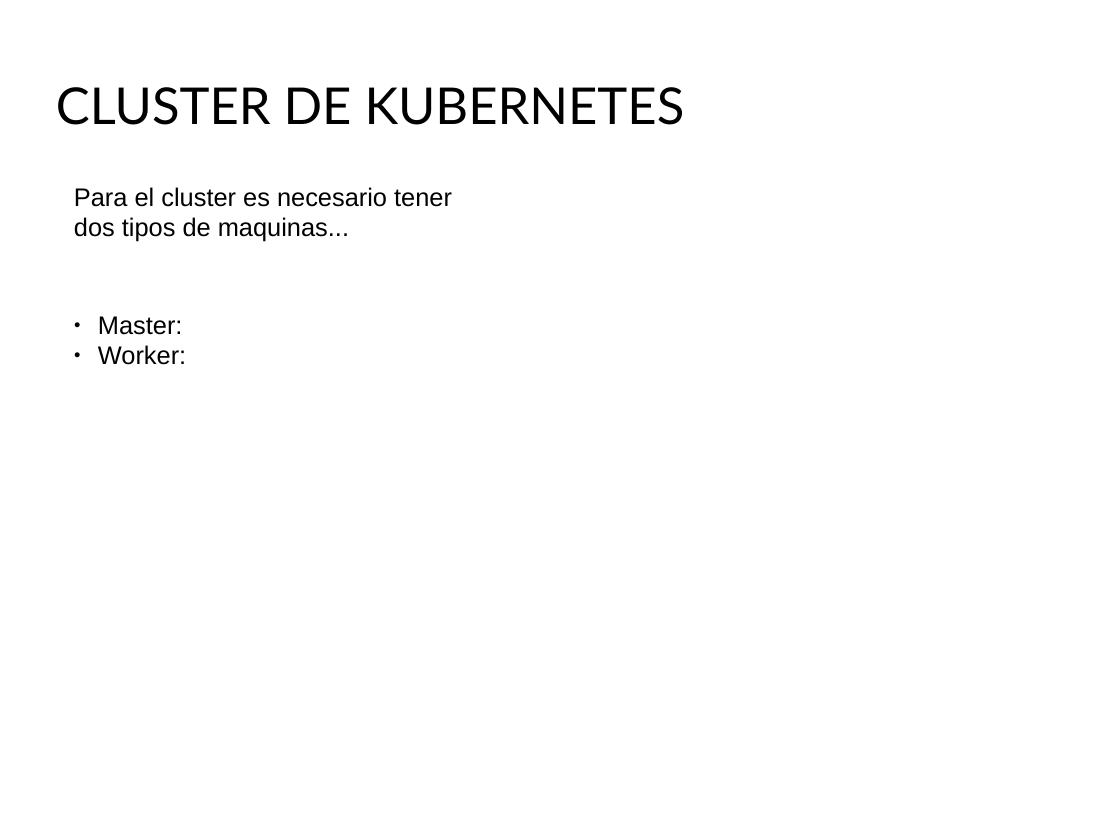
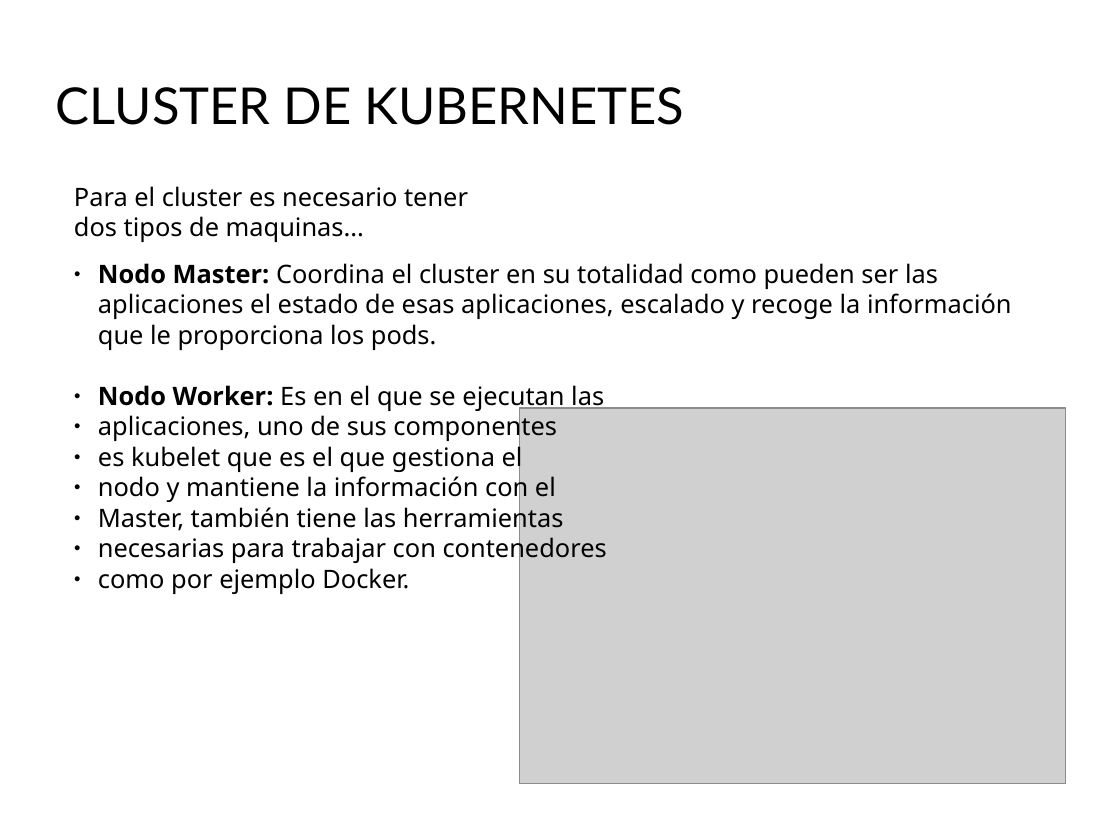
Before and after one commit to Juanjosegongora/kubernetes, a slide deck: slide 4 of proyecto_kubernetes.odp. Drawn at 1120x840 pixels with LibreOffice and Linux fonts; fonts in the diff are those of the drawing; grey boxes stand for pictures; background and template pictures are left out. Boxes give left, top, right and bottom in pixels: in the first picture for what was removed or moved away, otherwise in the second. Text is boxed around its words. In the diff, an @@ line names an element or a change of style, - is before the commit and + after.

```diff
--- a/proyecto_kubernetes.odp
+++ b/proyecto_kubernetes.odp
@@ text "Para el cluster es necesario ..." at bbox=[74, 186, 468, 242]: font Arial to Noto Sans @@
@@ text added at bbox=[98, 263, 1012, 594], 18 pt, text #000000 @@
+● Nodo Master: Coordina el cluster en su totalidad como pueden ser las aplicaciones el estado de esas aplicaciones, escalado y recoge la información que le proporciona los pods.
+● Nodo Worker: Es en el que se ejecutan las
+● aplicaciones, uno de sus componentes
+● es kubelet que es el que gestiona el
+● nodo y mantiene la información con el
+● Master, también tiene las herramientas
+● necesarias para trabajar con contenedores
+● como por ejemplo Docker.
@@ text removed at bbox=[98, 316, 186, 365] @@
-● Master:
-● Worker:
@@ picture added at bbox=[520, 409, 1066, 785] @@
```
Also in this commit, not shown: 1 other slide changed, 4 slides added, 1 other file.
